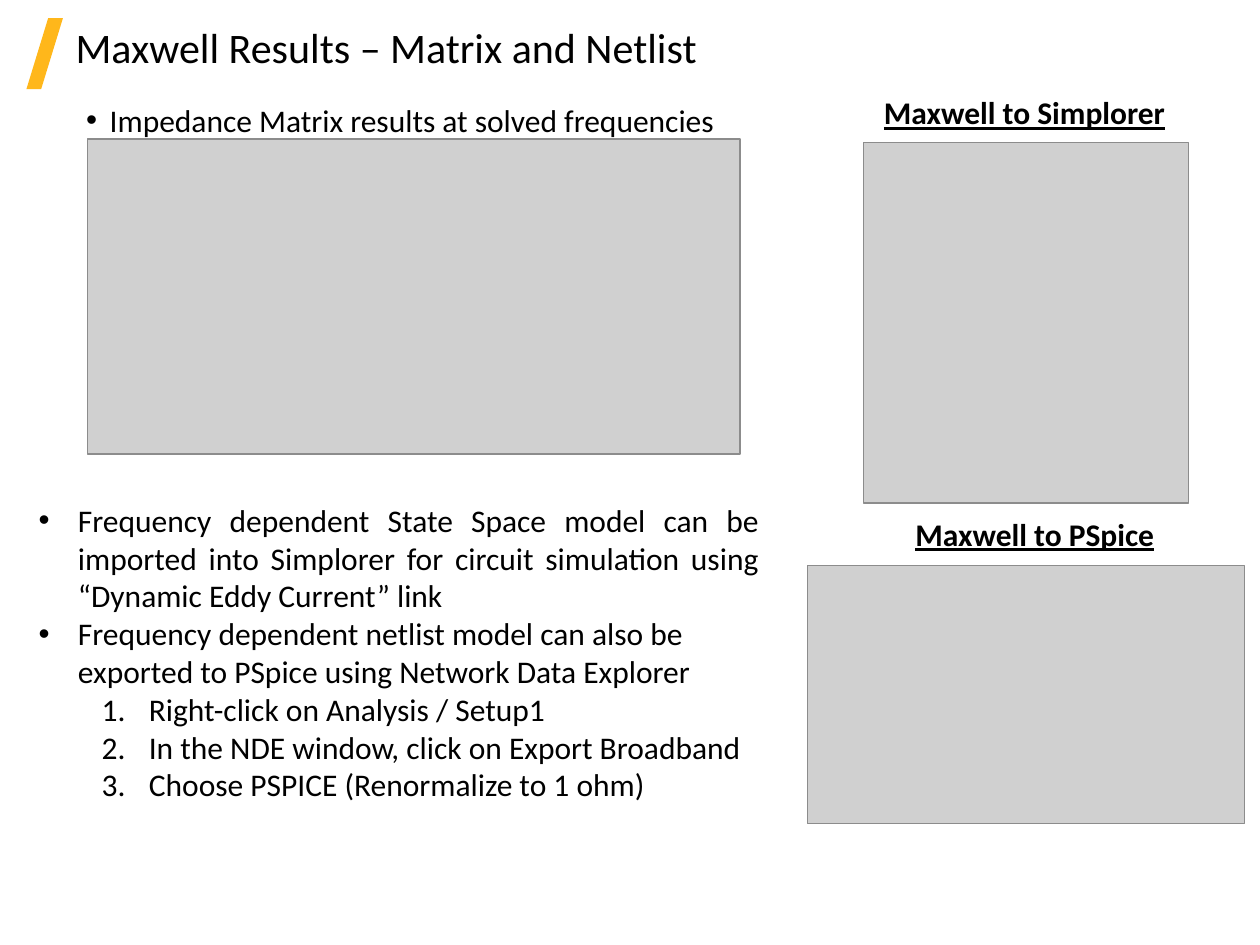
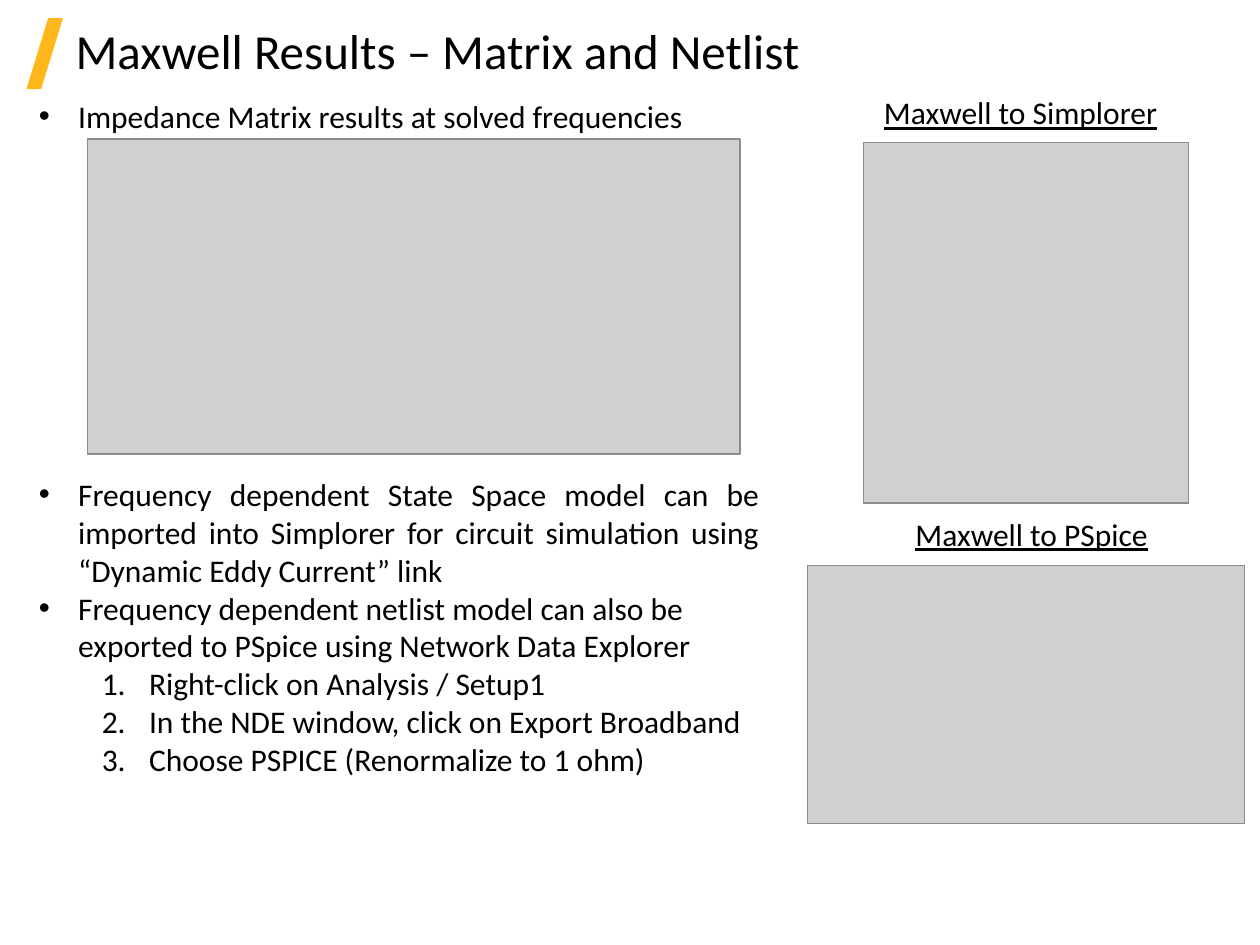
Before and after one commit to beliaev-maksim/ansys-electronic-transformer, a slide deck: slide 18 of help_source(internal)/ETK_2021R1.pptx (slide 19 before the commit). Drawn at 1260x945 pixels with LibreOffice and Linux fonts; fonts in the diff are those of the drawing; grey boxes stand for pictures; background and template pictures are left out. Boxes give left, top, right and bottom in pixels: in the first picture for what was removed or moved away, otherwise in the second. Text is boxed around its words. In the diff, an @@ line names an element or a change of style, - is before the commit and + after.

```diff
--- a/help_source(internal)/ETK_2021R1.pptx
+++ b/help_source(internal)/ETK_2021R1.pptx
@@ title "Maxwell Results – Matrix and ..." at bbox=[76, 35, 799, 70]: size 24 to 28 pt @@
@@ text "Maxwell to Simplorer" at bbox=[884, 102, 1157, 130]: bold off @@
@@ text "Impedance Matrix results at solved ...": place and size @@
-text "Impedance Matrix results at solved ..." at bbox=[78, 510, 758, 800]
+text "Impedance Matrix results at solved ..." at bbox=[78, 106, 759, 775]
@@ text at bbox=[78, 106, 683, 133]: paragraph added @@
+• Impedance Matrix results at solved frequencies
@@ text removed at bbox=[110, 110, 714, 139] @@
-• Impedance Matrix results at solved frequencies
@@ text "Maxwell to PSpice" at bbox=[915, 524, 1147, 551]: bold off @@
```
Also in this commit, not shown: 18 other slides changed, 1 slide added, 2 slides removed, 8 other files.
